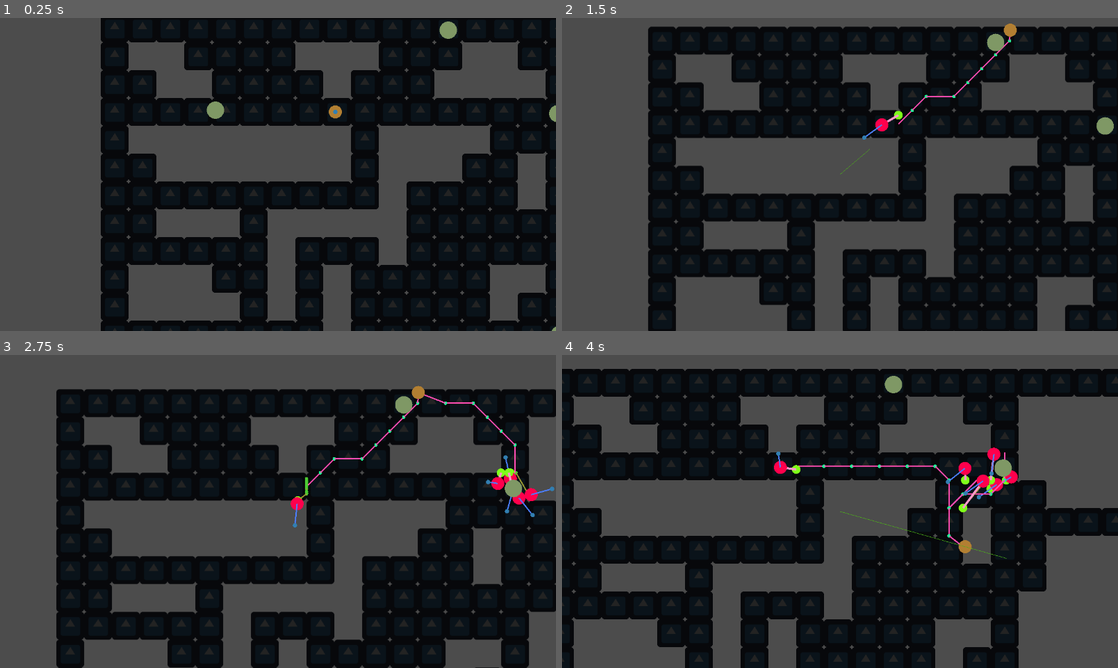
Above: before the commit, frames 1-4 (two rows, left to right).
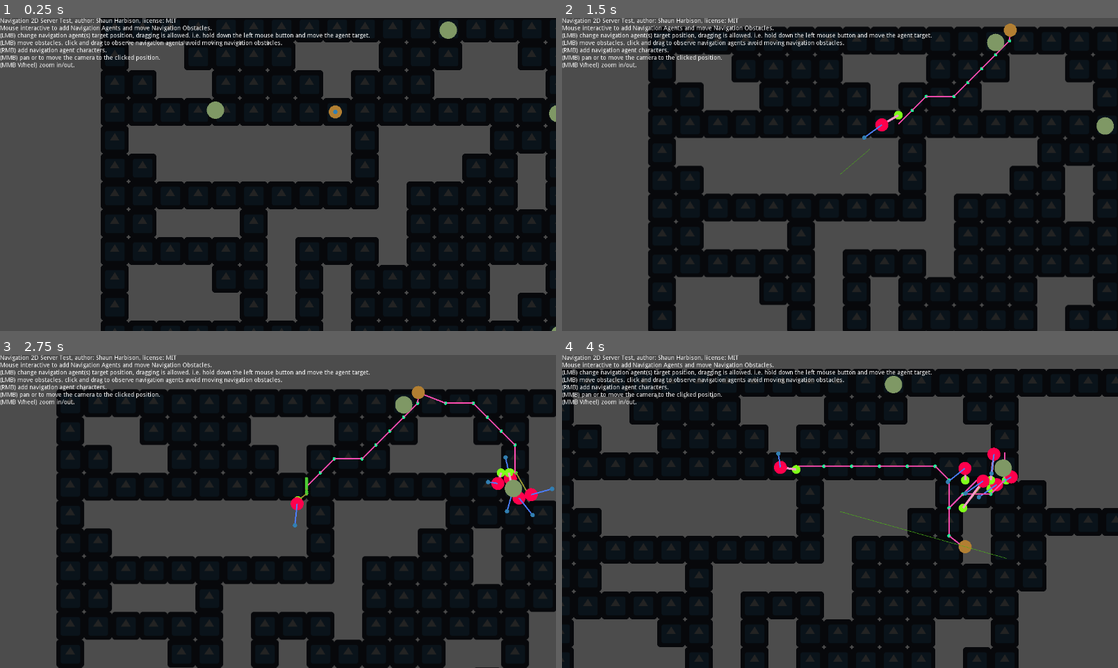
Above: after the commit, the same moments.

Repository: sjharb/NavigationServer2DTest
Game: Godot game, scene res://Main.tscn
Two runs of this game, one before a commit and one after it. Both use one fixed random seed, a clock stepped at 60 frames per second and the inputs below. The engine's default icon, where the game draws it, is replaced by a stand-in: a white triangle on a blue panel in a dark square.
Inputs (mouse positions are in pixels of both pictures, inside the frame that each line leads up to):
- Up to frame 1 (0.25 s): no input
- Up to frame 2 (1.5 s): tap Enter at 0.5 s; move the mouse to (778, 108) at 0.52 s; press the mouse at (778, 108) at 0.53 s; tap Space at 1.25 s; move the mouse to (1012, 30) at 1.27 s; release the mouse at (1012, 30) at 1.28 s; tap Middle mouse button (mouse_click_middle) at 1.35 s; click (1012, 30) at 1.42 s
- Up to frame 3 (2.75 s): move the mouse to (511, 489) at 2.02 s; hold Right mouse button (mouse_click_right) from 2.03 s (still down); click (511, 489) at 2.17 s
- Up to frame 4 (4 s): move the mouse to (812, 574) at 2.77 s; release Right mouse button (mouse_click_right) at 2.78 s; click (812, 574) at 2.85 s; move the mouse to (1006, 558) at 3.52 s; hold Middle mouse button (mouse_click_middle) from 3.53 s (still down); click (1006, 558) at 3.67 s

The runs differ from the first frame. In frame 1, 1.8% of the frame differs, in the area x 0-67%, y 0-16%; in frame 2, 1.9%; in frame 3, 1.8%; in frame 4, 1.9%.

Commit message:
Hud additions

Diff:
--- a/HUD.tscn
+++ b/HUD.tscn
@@ -7,6 +7,13 @@
 
 [node name="DebugMenu" type="Node2D" parent="."]
 
-[node name="CharacterVelocity" type="Label" parent="DebugMenu"]
+[node name="ControllerHints" type="Label" parent="DebugMenu"]
 margin_right = 40.0
 margin_bottom = 14.0
+text = "Navigation 2D Server Test, author: Shaun Harbison, license: MIT
+Mouse interactive to add Navigation Agents and move Navigation Obstacles.
+(LMB) change navigation agent(s) target position, dragging is allowed. i.e. hold down the left mouse button and move the agent target.
+(LMB) move obstacles, click and drag to observe navigation agents avoid moving navigation obstacles.
+(RMB) add navigation agent characters.
+(MMB) pan or to move the camera to the clicked position.
+(MMB Wheel) zoom in/out."
